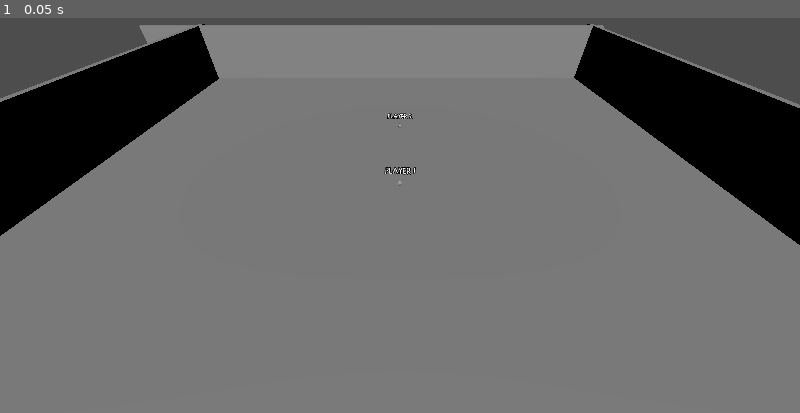
Above: before the commit, frame 1.
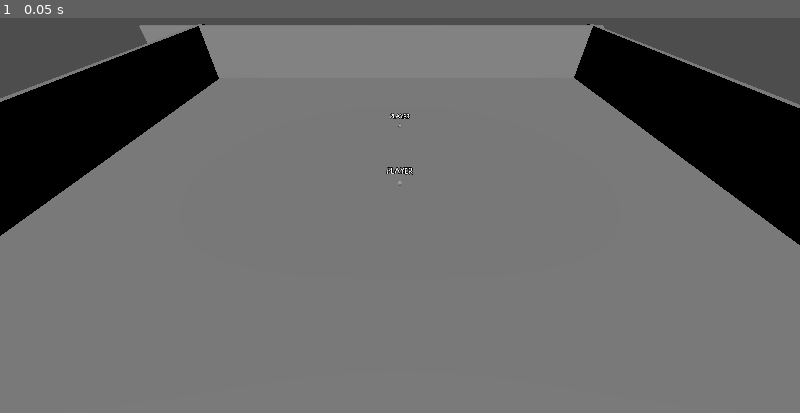
Above: after the commit, the same moment.

Repository: Gr0minet/ggj2025
Game: Godot game, scene res://scenes/test3D.tscn
Two runs of this game, one before a commit and one after it. Both use one fixed random seed, a clock stepped at 60 frames per second and the inputs below. This scene is started directly instead of the project's main scene. Sound files missing from this copy of the repository are replaced by a short silence.
Inputs:
- Up to frame 1 (0.05 s): no input

The runs differ from the first frame. In frame 1, less than 0.1% of the frame differs, in the area x 48-52%, y 24-40%.

Commit message:
fix label numéro player

Diff:
--- a/godot/bathtub_level/bathtub_level.gd
+++ b/godot/bathtub_level/bathtub_level.gd
@@ -91,6 +91,7 @@
 		#print("set color %s" % p.color)
 		bubble.set_color_tint(p.color)
 		bubble.player_device_id = p.id
+		bubble.label_3d.text = "Player " + str(p.id + 1)
 
 
 func _on_bubble_died(bubble_id: int) -> void:
--- a/godot/scripts/bubble.gd
+++ b/godot/scripts/bubble.gd
@@ -36,7 +36,6 @@
 	if mesh_instance:
 		_mesh_material = mesh_instance.get_active_material(0).duplicate()
 		mesh_instance.set_surface_override_material(0, _mesh_material)
-	label_3d.text = "Player " + str(player_device_id + 1)
 
 func _physics_process(delta: float) -> void:
 
